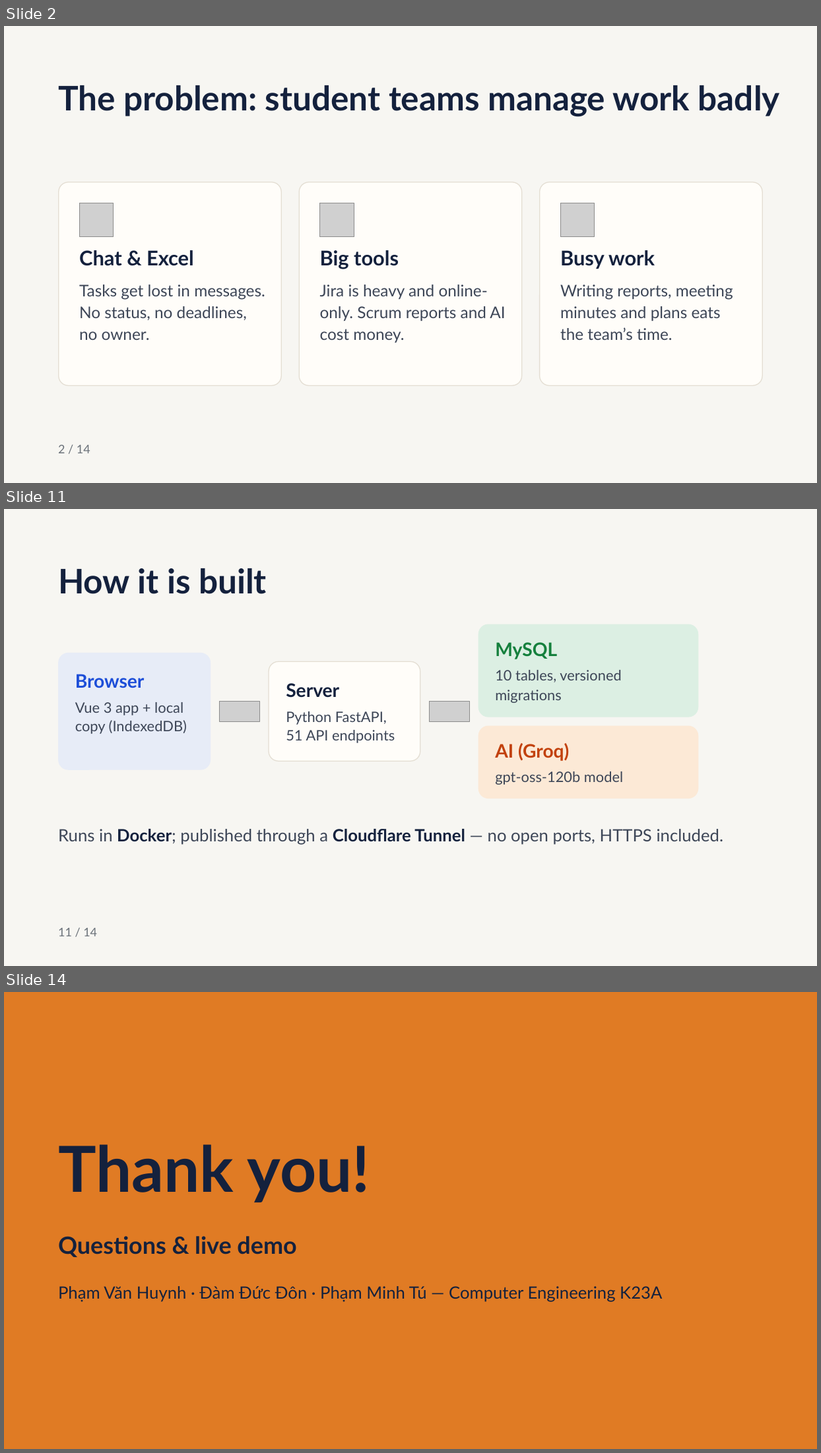
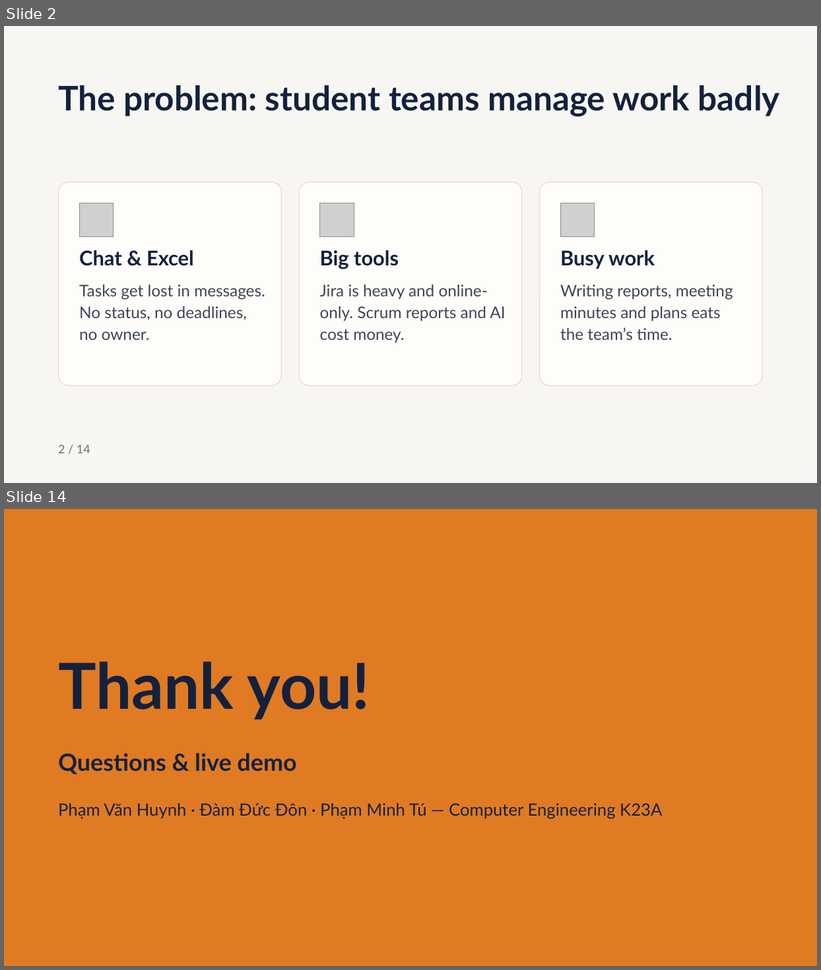
Before and after one commit to tupm2006/koshi, a slide deck: report/Slides-EN.pptx. Shown one above the other, each under a label of ours: slides 2, 11 and 14 before the commit, slides 2 and 14 after it; the slides between them are not shown. The pictures are 821x1453 and 821x970 pixels, drawn with LibreOffice and Linux fonts; fonts in the diff are those of the drawing; grey boxes stand for pictures. Boxes give left, top, right and bottom in pixels: in the first picture for what was removed or moved away, otherwise in the second. Text is boxed around its words. In the diff, an @@ line names an element or a change of style, - is before the commit and + after.

```diff
--- a/report/Slides-EN.pptx
+++ b/report/Slides-EN.pptx
@@ slide 11 removed at (x1=4, y1=509, x2=817, y2=966), background #F7F6F2 @@
@@ title removed at (x1=58, y1=568, x2=267, y2=594) @@
-How it is built
@@ rounded rectangle removed at (x1=479, y1=625, x2=699, y2=718) @@
@@ text removed at (x1=495, y1=642, x2=557, y2=659) @@
-MySQL
@@ rounded rectangle removed at (x1=58, y1=653, x2=211, y2=770) @@
@@ rounded rectangle removed at (x1=269, y1=661, x2=420, y2=761) @@
@@ text removed at (x1=75, y1=674, x2=145, y2=688) @@
-Browser
@@ text removed at (x1=286, y1=683, x2=339, y2=698) @@
-Server
@@ text removed at (x1=495, y1=670, x2=621, y2=703) @@
-10 tables, versioned migrations
@@ text removed at (x1=75, y1=702, x2=187, y2=734) @@
-Vue 3 app + local copy (IndexedDB)
@@ picture removed at (x1=219, y1=701, x2=260, y2=722) @@
@@ picture removed at (x1=429, y1=701, x2=470, y2=722) @@
@@ text removed at (x1=286, y1=712, x2=395, y2=743) @@
-Python FastAPI, 51 API endpoints
@@ rounded rectangle removed at (x1=479, y1=726, x2=699, y2=799) @@
@@ text removed at (x1=495, y1=743, x2=569, y2=761) @@
-AI (Groq)
@@ text removed at (x1=495, y1=772, x2=623, y2=785) @@
-gpt-oss-120b model
@@ text removed at (x1=58, y1=829, x2=724, y2=845) @@
-Runs in Docker; published through a Cloudflare Tunnel — no open ports, HTTPS included.
@@ text removed at (x1=58, y1=928, x2=97, y2=937) @@
-11 / 14
```
Also in this commit, not shown: 4 slides changed, 7 slides added, 6 other slides removed, 1 other file.
